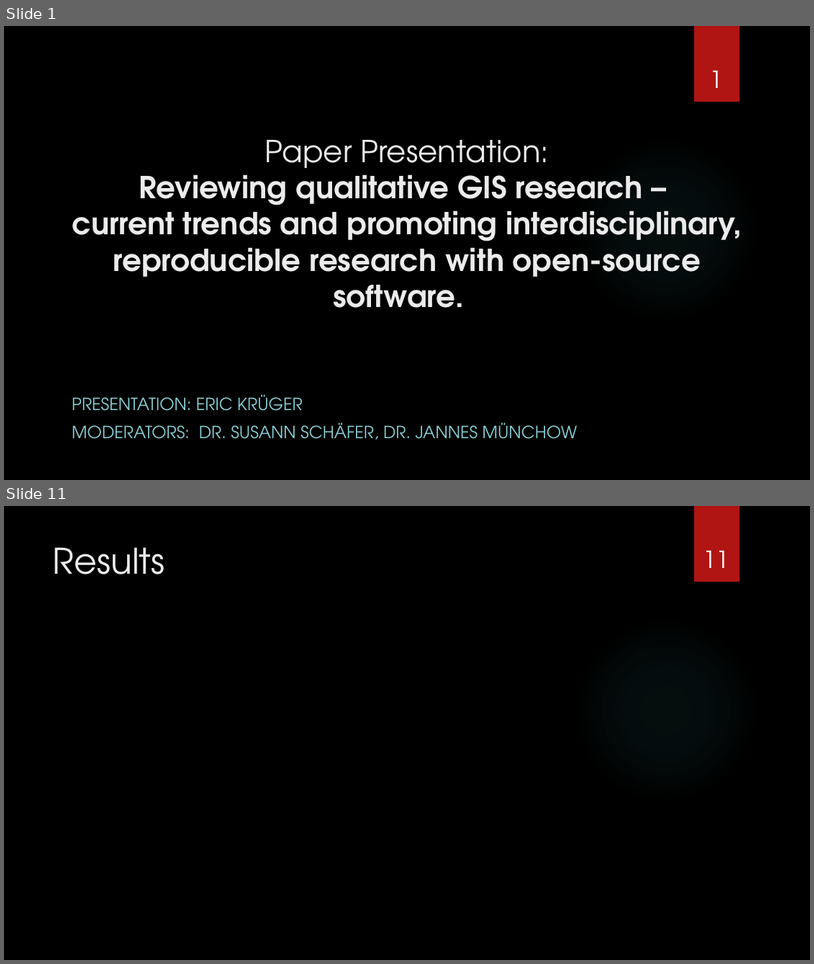
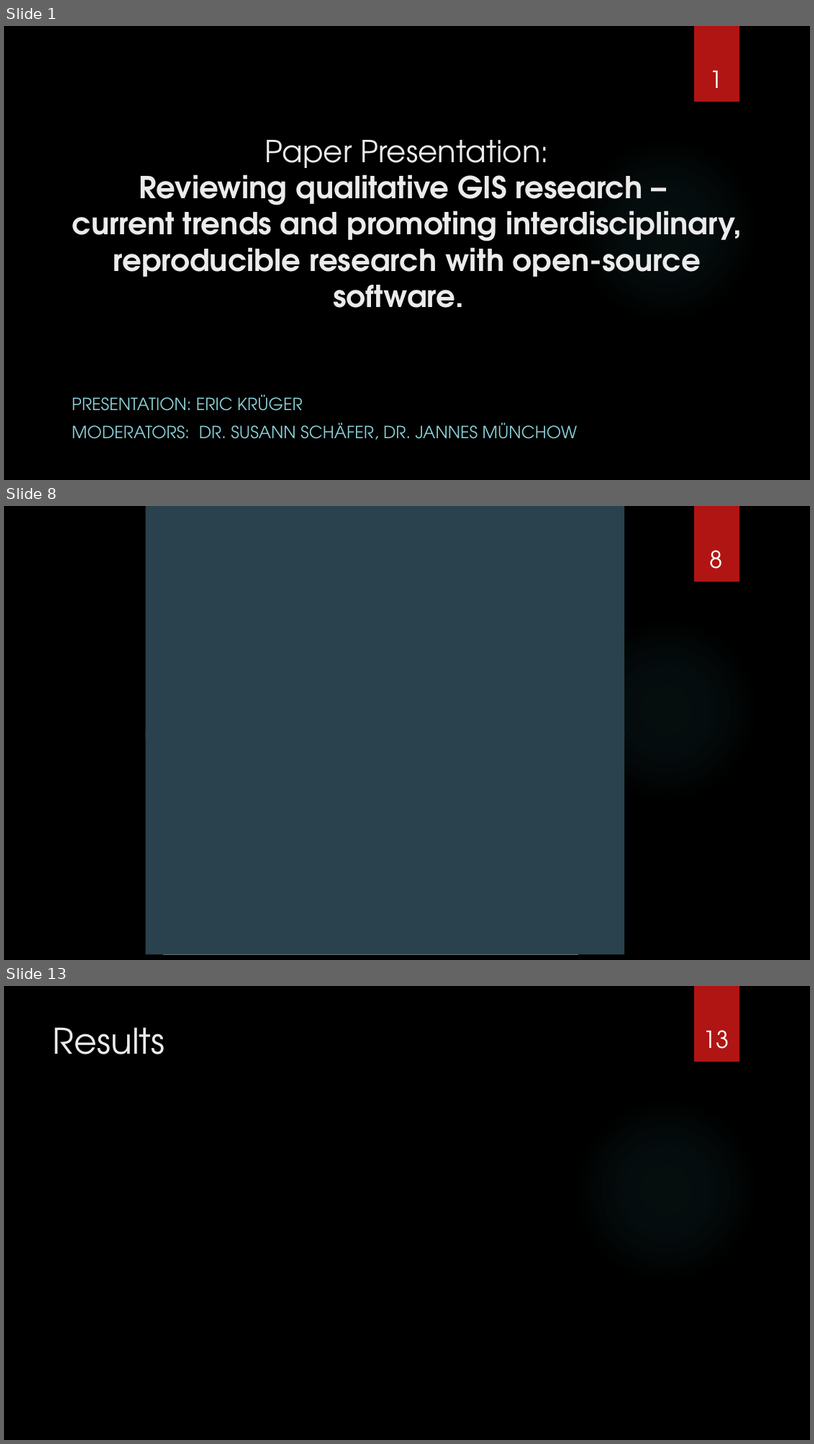
Before and after one commit to nuest/qual_gis, a slide deck: presentation/vortrag_qual_gis.pptx. Shown one above the other, each under a label of ours: slides 1 and 11 before the commit, slides 1, 8 and 13 after it; the slides between them are not shown. The pictures are 814x964 and 814x1444 pixels, drawn with LibreOffice and Linux fonts; fonts in the diff are those of the drawing; grey boxes stand for pictures; background and template pictures are left out. Boxes give left, top, right and bottom in pixels: in the first picture for what was removed or moved away, otherwise in the second. Text is boxed around its words. In the diff, an @@ line names an element or a change of style, - is before the commit and + after.

```diff
--- a/presentation/vortrag_qual_gis.pptx
+++ b/presentation/vortrag_qual_gis.pptx
@@ slide 8 added at (4, 506, 810, 960), background picture (left out); not listed: 2 template elements that a slide beside it also shows @@
@@ rectangle added at (146, 506, 625, 629), fill #2A424D @@
@@ picture added at (163, 512, 578, 955) @@
@@ page number added at (710, 550, 723, 569), 28 pt, text #FFFFFF @@
+8
@@ rectangle added at (146, 629, 625, 739), fill #2A424D @@
@@ rectangle added at (146, 731, 334, 955), fill #2A424D @@
@@ rectangle added at (334, 731, 625, 955), fill #2A424D @@
@@ what was slide 11 is now slide 13 @@
@@ page number at (703, 1030, 729, 1049): text changed @@
-11
+13
```
Also in this commit, not shown: 6 slides changed, 4 other slides added, 3 slides removed.
